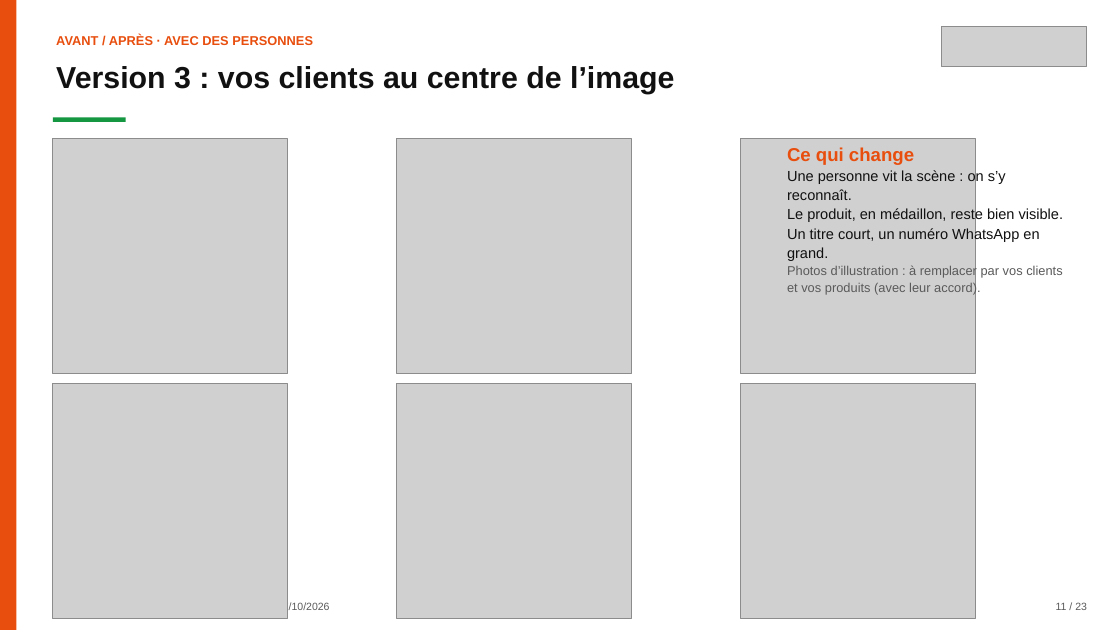
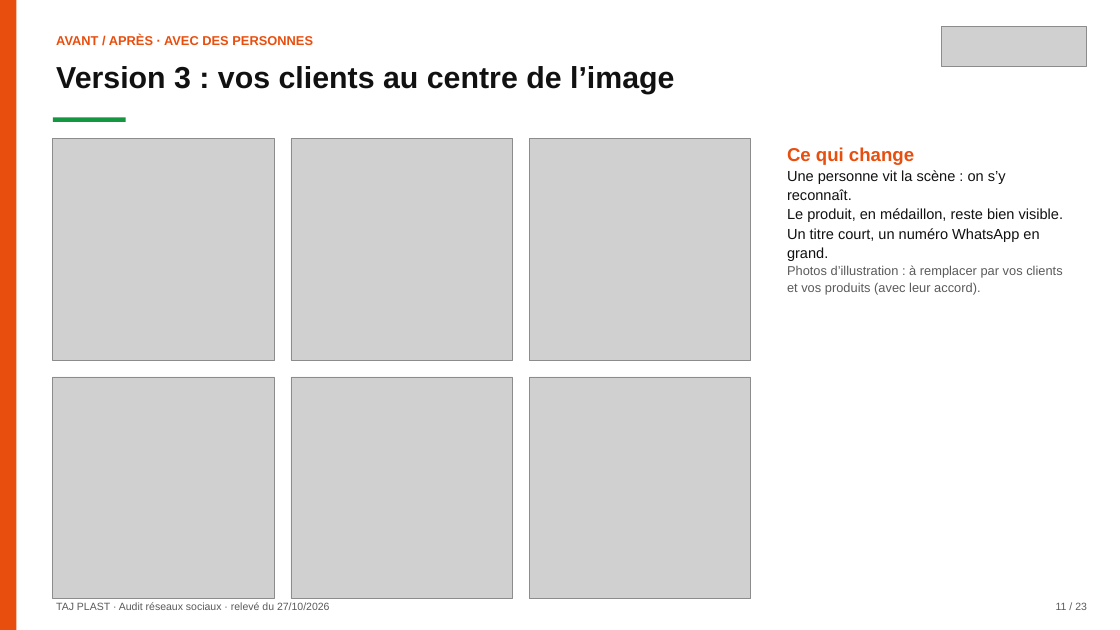
Before and after one commit to leslita06/fatima-unifood-fictif, a slide deck: slide 11 of tmp-tj/261028_tajplast_audit-reseaux-sociaux_v2.pptx. Drawn at 1120x630 pixels with LibreOffice and Linux fonts; fonts in the diff are those of the drawing; grey boxes stand for pictures. Boxes give left, top, right and bottom in pixels: in the first picture for what was removed or moved away, otherwise in the second. Text is boxed around its words. In the diff, an @@ line names an element or a change of style, - is before the commit and + after.

Commit message:
tmp

```diff
--- a/tmp-tj/261028_tajplast_audit-reseaux-sociaux_v2.pptx
+++ b/tmp-tj/261028_tajplast_audit-reseaux-sociaux_v2.pptx
@@ picture: place and size @@
-picture at (53, 139, 288, 374)
+picture at (53, 139, 275, 360)
@@ picture: place and size @@
-picture at (397, 139, 632, 374)
+picture at (291, 139, 513, 360)
@@ picture added at (529, 139, 751, 360) @@
@@ picture removed at (741, 139, 976, 374) @@
@@ picture: place and size @@
-picture at (53, 384, 288, 619)
+picture at (53, 377, 275, 599)
@@ picture: place and size @@
-picture at (397, 384, 632, 619)
+picture at (291, 377, 513, 599)
@@ picture added at (529, 377, 751, 599) @@
@@ picture removed at (741, 384, 976, 619) @@
```
